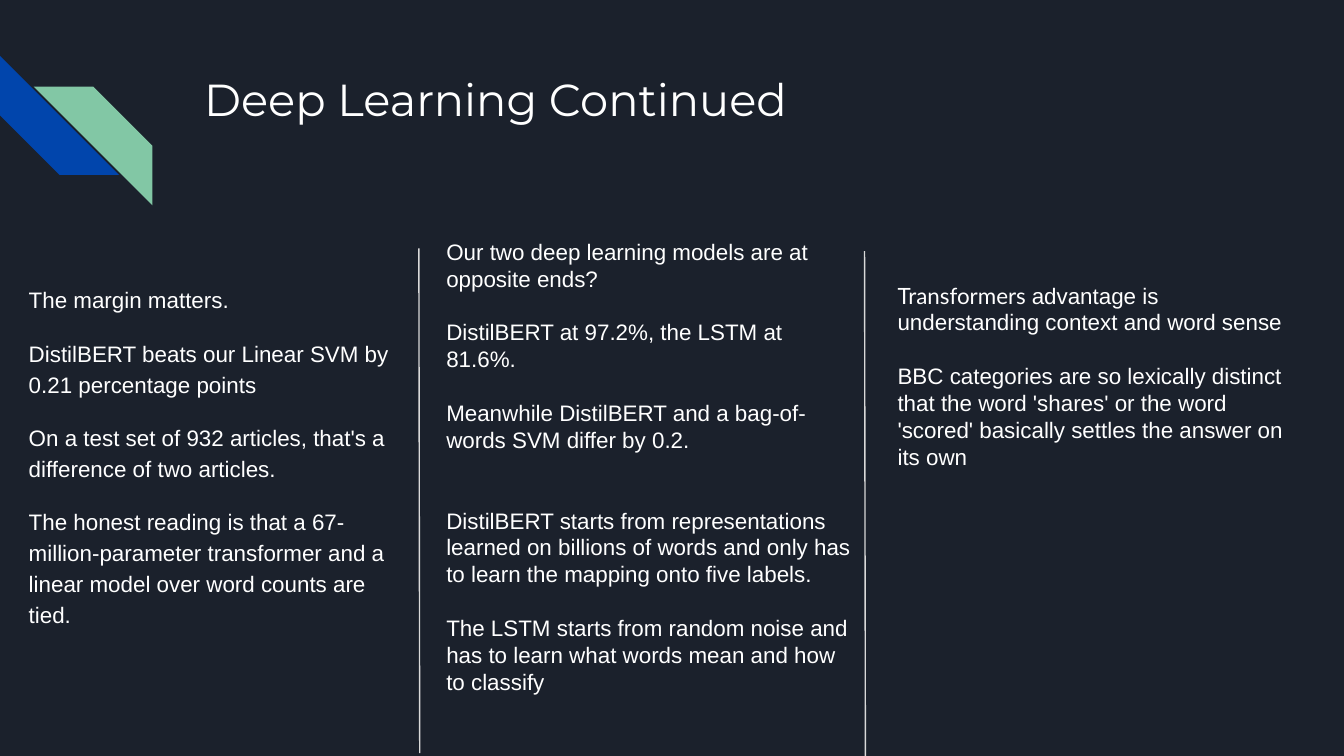
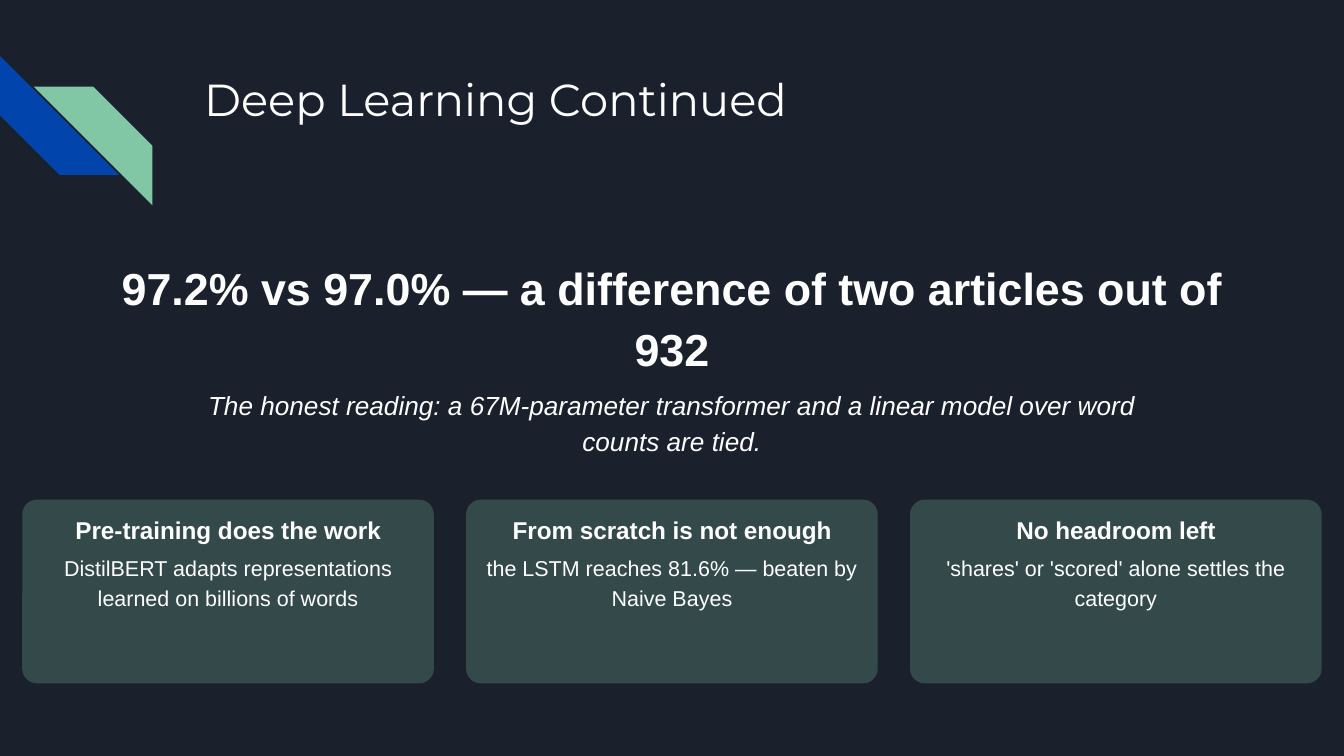
Before and after one commit to Geoanto8043/itc6110-nlp-project, a slide deck: slide 10 of report/NLP BBC Project .pptx (slide 9 before the commit). Drawn at 1344x756 pixels with LibreOffice and Linux fonts; fonts in the diff are those of the drawing. Boxes give left, top, right and bottom in pixels: in the first picture for what was removed or moved away, otherwise in the second. Text is boxed around its words. In the diff, an @@ line names an element or a change of style, - is before the commit and + after.

```diff
--- a/report/NLP BBC Project .pptx
+++ b/report/NLP BBC Project .pptx
@@ line removed from (419, 249) to (419, 753) @@
@@ text removed at [446,243,850,695] @@
-Our two deep learning models are at opposite ends?
-DistilBERT at 97.2%, the LSTM at 81.6%.
-Meanwhile DistilBERT and a bag-of-words SVM differ by 0.2.
-DistilBERT starts from representations learned on billions of words and only has to learn the mapping onto five labels.
-The LSTM starts from random noise and has to learn what words mean and how to classify
@@ line removed from (864, 251) to (866, 755) @@
@@ text removed at [29,291,389,624] @@
-The margin matters.
-DistilBERT beats our Linear SVM by 0.21 percentage points
-On a test set of 932 articles, that's a difference of two articles.
-The honest reading is that a 67-million-parameter transformer and a linear model over word counts are tied.
@@ text added at [122,272,1221,367], 24 pt, text #FFFFFF, bold @@
+97.2% vs 97.0% — a difference of two articles out of 932
@@ text removed at [898,287,1283,466] @@
-Transformers advantage is understanding context and word sense
-BBC categories are so lexically distinct that the word 'shares' or the word 'scored' basically settles the answer on its own
@@ text added at [208,396,1135,452], 14 pt, text #FFFFFF, italic @@
+The honest reading: a 67M-parameter transformer and a linear model over word counts are tied.
@@ rounded rectangle added at [23,500,434,684], fill #82C7A5 at 25% opacity, 11.5 pt, text #FFFFFF @@
+Pre-training does the work
+DistilBERT adapts representations learned on billions of words
@@ rounded rectangle added at [466,500,878,684], fill #82C7A5 at 25% opacity, 11.5 pt, text #FFFFFF @@
+From scratch is not enough
+the LSTM reaches 81.6% — beaten by Naive Bayes
@@ rounded rectangle added at [910,500,1321,684], fill #82C7A5 at 25% opacity, 11.5 pt, text #FFFFFF @@
+No headroom left
+'shares' or 'scored' alone settles the category
```
Also in this commit, not shown: 4 other slides changed, 3 slides added, 2 slides removed, 3 other files.
